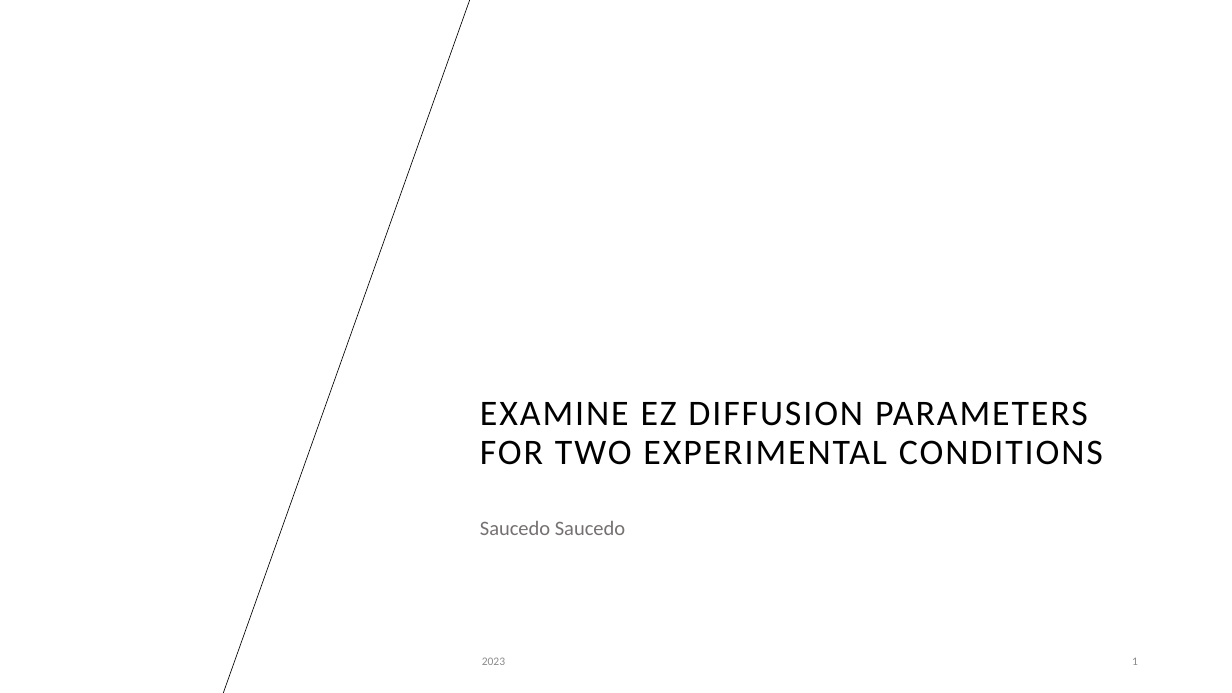
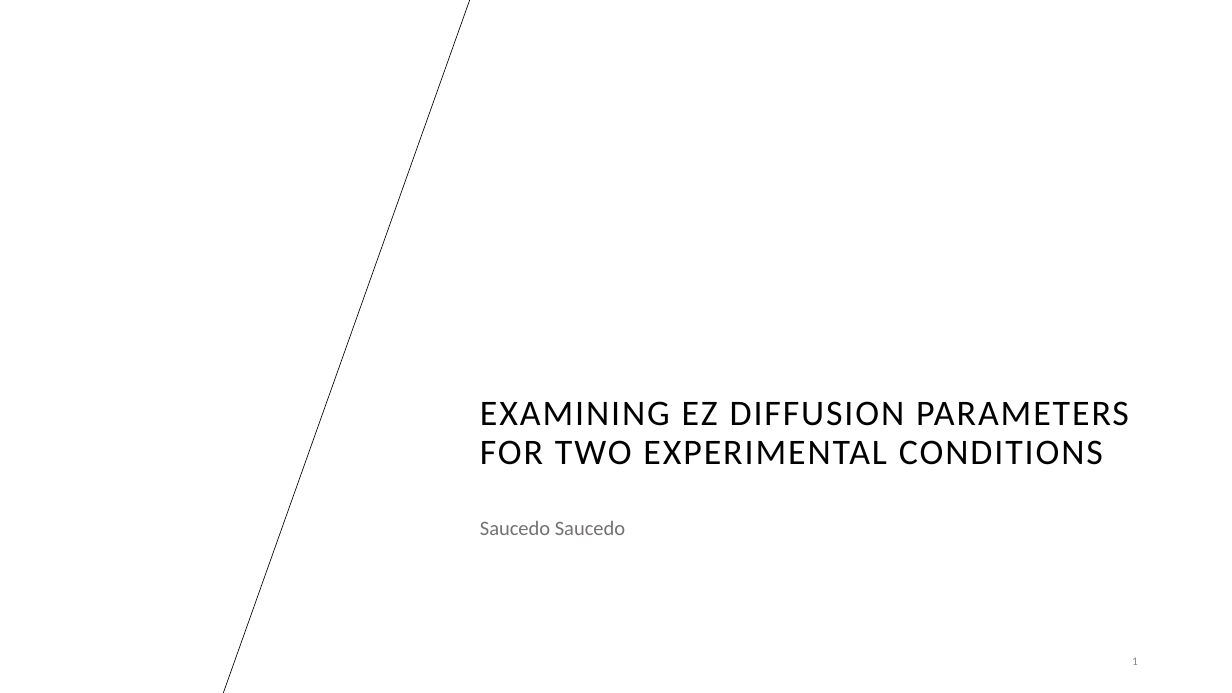
Before and after one commit to Saucedo98/examine-ez-diffusion, a slide deck: slide 1 of ezDiffusion.pptx. Drawn at 1232x693 pixels with LibreOffice and Linux fonts; fonts in the diff are those of the drawing; background and template pictures are left out. Boxes give left, top, right and bottom in pixels: in the first picture for what was removed or moved away, otherwise in the second. Text is boxed around its words. In the diff, an @@ line names an element or a change of style, - is before the commit and + after.

```diff
--- a/ezDiffusion.pptx
+++ b/ezDiffusion.pptx
@@ title at <box>480,401,1129,465</box>: text changed @@
-EXAMINE EZ DIFFUSION PARAMETERS FOR TWO EXPERIMENTAL CONDITIONS
+EXAMINING EZ DIFFUSION PARAMETERS FOR TWO EXPERIMENTAL CONDITIONS
@@ text removed at <box>482,657,505,665</box> @@
-2023
```
Also in this commit, not shown: 19 other slides changed, 20 other files.
